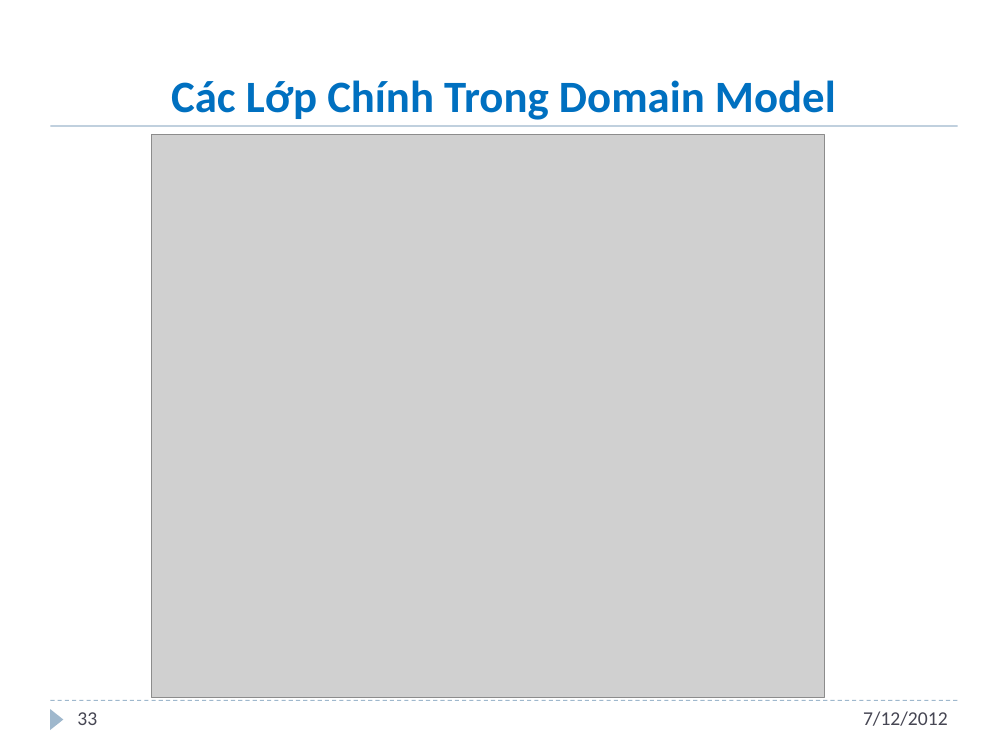
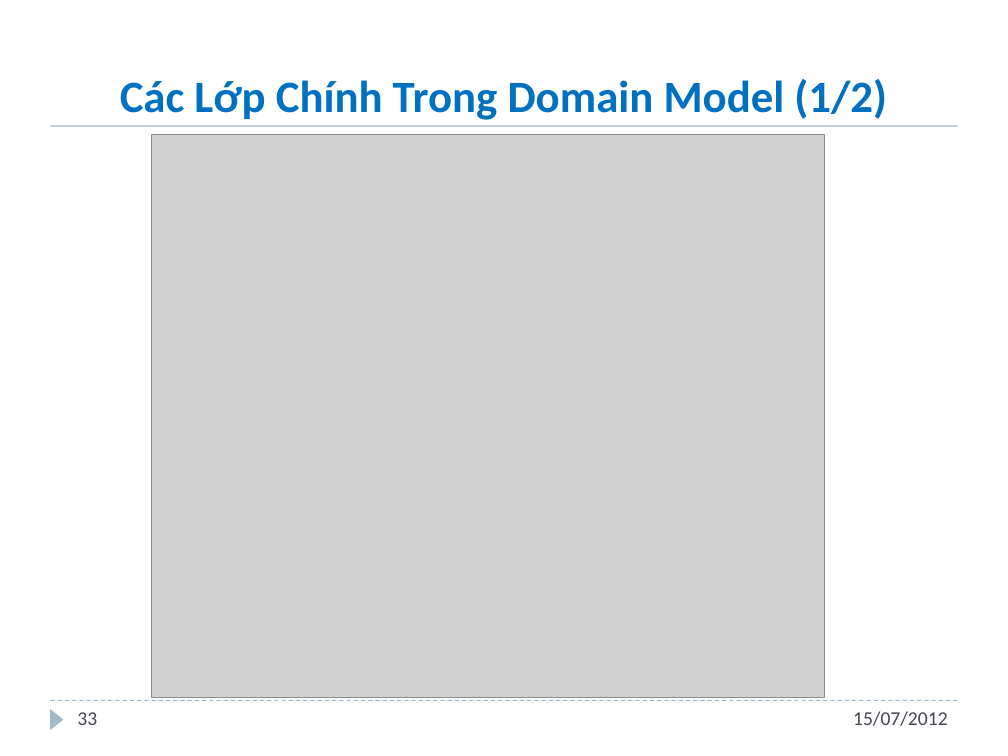
Before and after one commit to andungtra/he-thong-quan-ly-tuong-tac, a slide deck: slide 33 of Report/ppt/Presentation.pptx. Drawn at 1008x756 pixels with LibreOffice and Linux fonts; fonts in the diff are those of the drawing; grey boxes stand for pictures; background and template pictures are left out. Boxes give left, top, right and bottom in pixels: in the first picture for what was removed or moved away, otherwise in the second. Text is boxed around its words. In the diff, an @@ line names an element or a change of style, - is before the commit and + after.

```diff
--- a/Report/ppt/Presentation.pptx
+++ b/Report/ppt/Presentation.pptx
@@ title at bbox=[120, 79, 887, 120]: text changed @@
-Các Lớp Chính Trong Domain Model
+Các Lớp Chính Trong Domain Model (1/2)
@@ text at bbox=[853, 711, 948, 726]: text changed @@
-7/12/2012
+15/07/2012
```
Also in this commit, not shown: 43 other slides changed, 2 slides added, 1 other file.
